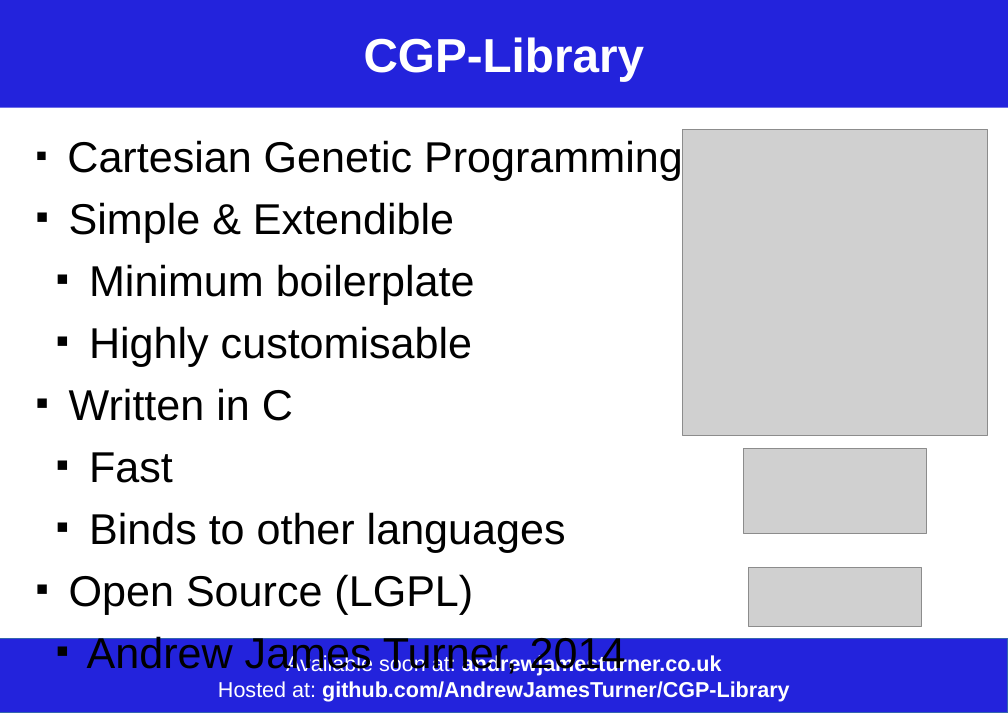
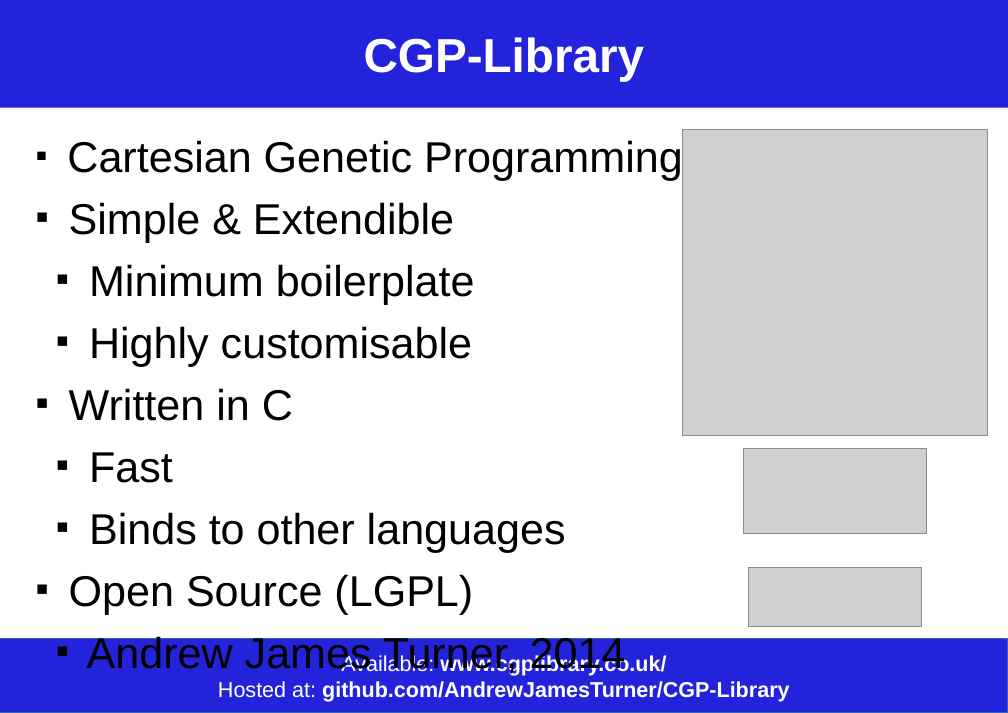
Before and after one commit to AndrewJamesTurner/CGP-Library, a slide deck: slide 1 of poster/poster.odp. Drawn at 1008x713 pixels with LibreOffice and Linux fonts; fonts in the diff are those of the drawing; grey boxes stand for pictures. Boxes give left, top, right and bottom in pixels: in the first picture for what was removed or moved away, otherwise in the second. Text is boxed around its words. In the diff, an @@ line names an element or a change of style, - is before the commit and + after.

```diff
--- a/poster/poster.odp
+++ b/poster/poster.odp
@@ text in rectangle at (341,654,666,676): text changed @@
-Available soon at: andrewjamesturner.co.uk
+Available: www.cgplibrary.co.uk/
```
Also in this commit, not shown: 1 other file.
